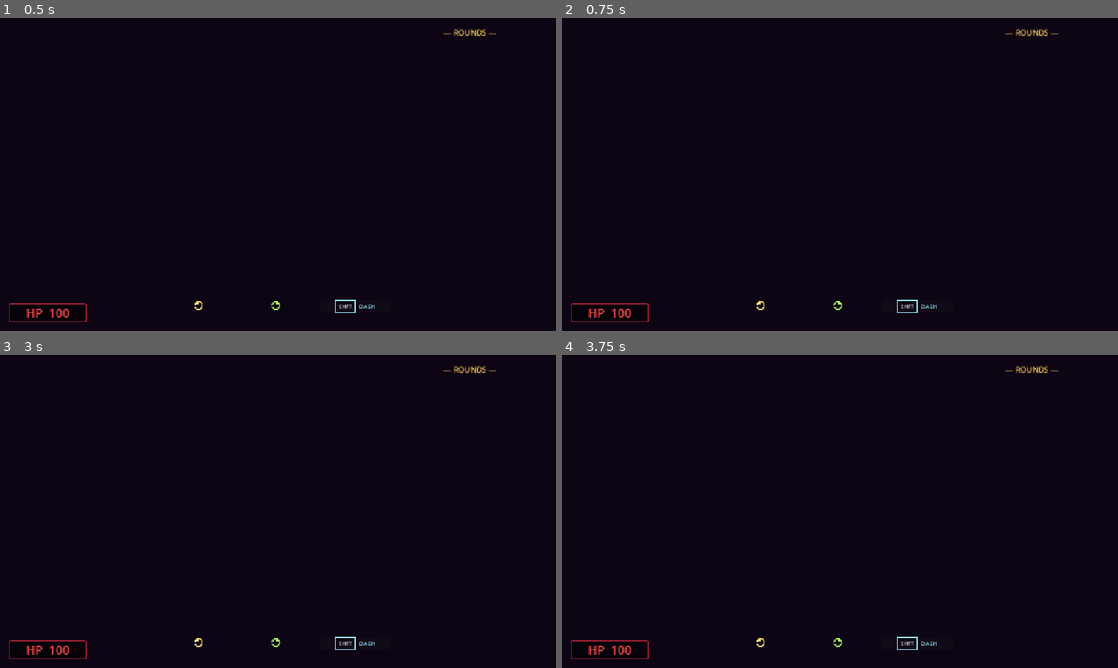
Above: before the commit, frames 1-4 (two rows, left to right).
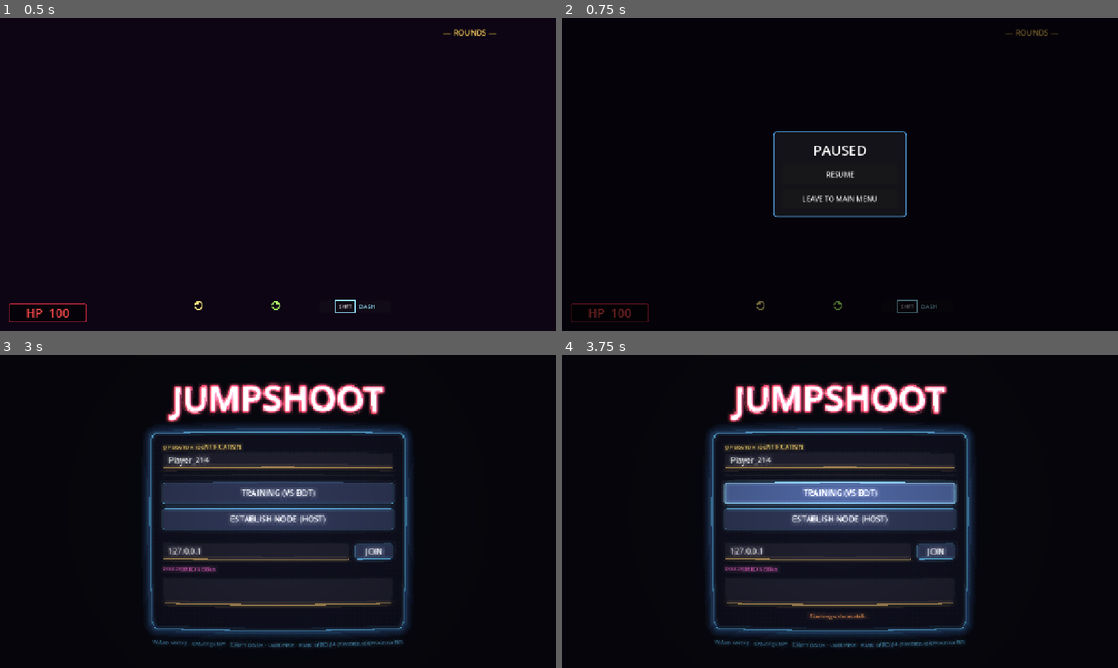
Above: after the commit, the same moments.

Repository: joepio/growing-guns
Game: Godot game, scene res://scenes/game.tscn
Same seed, same stepped clock (60 frames per second), same inputs: the game is played once before the commit and once after it. Sound files missing from this copy of the repository are replaced by a short silence.
Inputs (mouse positions are in pixels of both pictures, inside the frame that each line leads up to):
- Up to frame 1 (0.5 s): no input
- Up to frame 2 (0.75 s): tap Enter at 0.5 s; move the mouse to (962, 158) at 0.52 s; hold D (move_right) from 0.53 s (still down); tap P at 0.6 s; click (962, 158) at 0.67 s
- Up to frame 3 (3 s): tap Space (jump) at 0.77, 2, 2.27 s; release D (move_right) at 1.25 s; click (278, 511) at 1.25 s, where only the run after the commit has a clickable "RESUME"; move the mouse to (166, 527) at 2.02 s; hold S (move_back) 2.03-2.75 s; tap Shift (dash) at 2.1 s; tap P at 2.3 s; click (278, 536) at 2.75 s, where only the run after the commit has a clickable "LEAVE TO MAIN MENU"
- Up to frame 4 (3.75 s): click (840, 495) at 3.5 s, where only the run after the commit has a clickable "TRAINING (VS BOT)"

Frame 1 is identical in both runs. In frame 2, 1.3% of the frame differs, in the area x 1-90%, y 3-98%; in frame 3, 19%; in frame 4, 19%.

Commit message:
pause with p

Diff:
--- a/scripts/game.gd
+++ b/scripts/game.gd
@@ -309,7 +309,11 @@
 	if event is InputEventKey and event.pressed and not event.echo and event.keycode == KEY_F1:
 		_toggle_dev_panel()
 		return
-	if event.is_action_pressed("ui_cancel"):
+	# Pause menu: ui_cancel (Esc) plus a hard-coded P fallback. Esc is sometimes
+	# eaten by a focused Control or by the OS, so P is always available.
+	var pause_pressed: bool = event.is_action_pressed("ui_cancel") \
+		or (event is InputEventKey and event.pressed and not event.echo and event.keycode == KEY_P)
+	if pause_pressed:
 		if _dev_root and _dev_root.visible:
 			_toggle_dev_panel()
 			return
